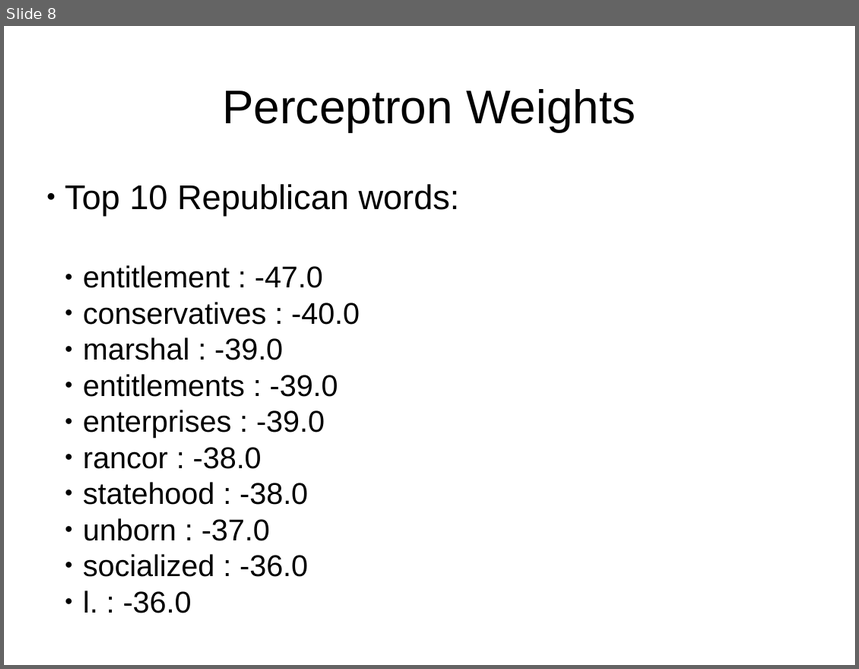
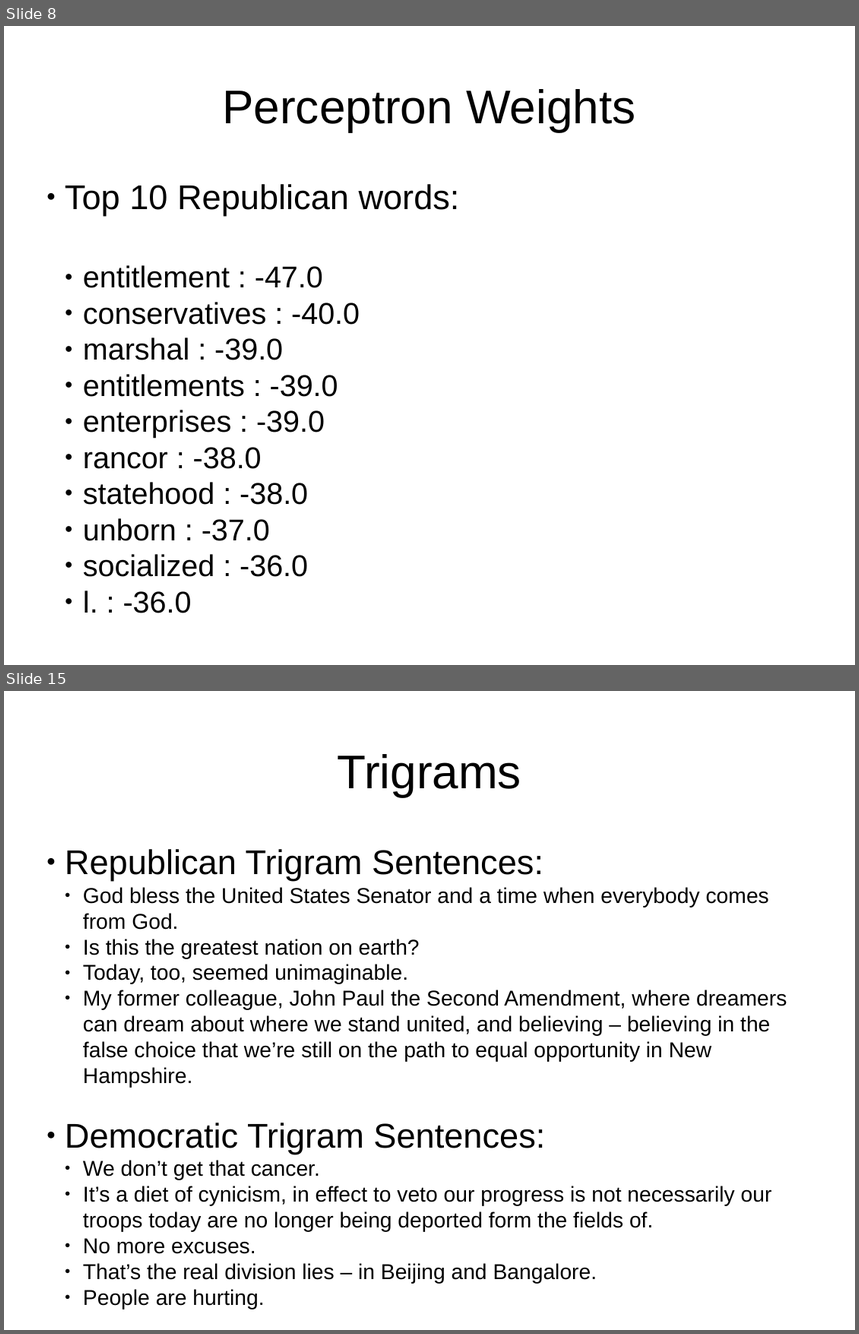
Before and after one commit to erikthiem/PartisanSpeechAnalysis, a slide deck: documents/presentation.odp. Shown one above the other, each under a label of ours: slide 8 before the commit, slides 8 and 15 after it; the slides between them are not shown. The pictures are 859x669 and 859x1334 pixels, drawn with LibreOffice and Linux fonts; fonts in the diff are those of the drawing. Boxes give left, top, right and bottom in pixels: in the first picture for what was removed or moved away, otherwise in the second. Text is boxed around its words. In the diff, an @@ line names an element or a change of style, - is before the commit and + after.

```diff
--- a/documents/presentation.odp
+++ b/documents/presentation.odp
@@ slide 15 added at (4, 691, 855, 1330), background #FFFFFF @@
@@ text added at (337, 754, 522, 797), 44 pt, text #000000 @@
+Trigrams
@@ text added at (65, 849, 787, 1310), 20 pt, text #000000 @@
+● Republican Trigram Sentences:
+  ● God bless the United States Senator and a time when everybody comes from God.
+  ● Is this the greatest nation on earth?
+  ● Today, too, seemed unimaginable.
+  ● My former colleague, John Paul the Second Amendment, where dreamers can dream about where we stand united, and believing – believing in the false choice that we’re still on the path to equal opportunity in New Hampshire.
+● Democratic Trigram Sentences:
+  ● We don’t get that cancer.
+  ● It’s a diet of cynicism, in effect to veto our progress is not necessarily our troops today are no longer being deported form the fields of.
+  ● No more excuses.
+  ● That’s the real division lies – in Beijing and Bangalore.
+  ● People are hurting.
```
Also in this commit, not shown: 1 slide changed, 5 other slides added.
